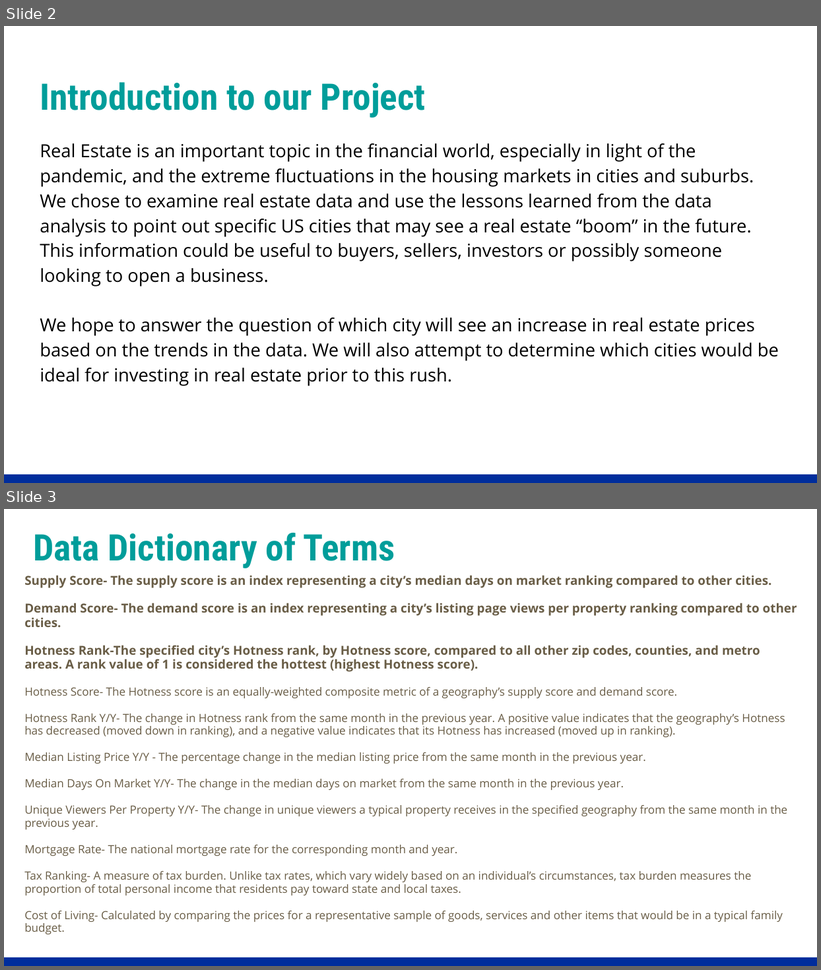
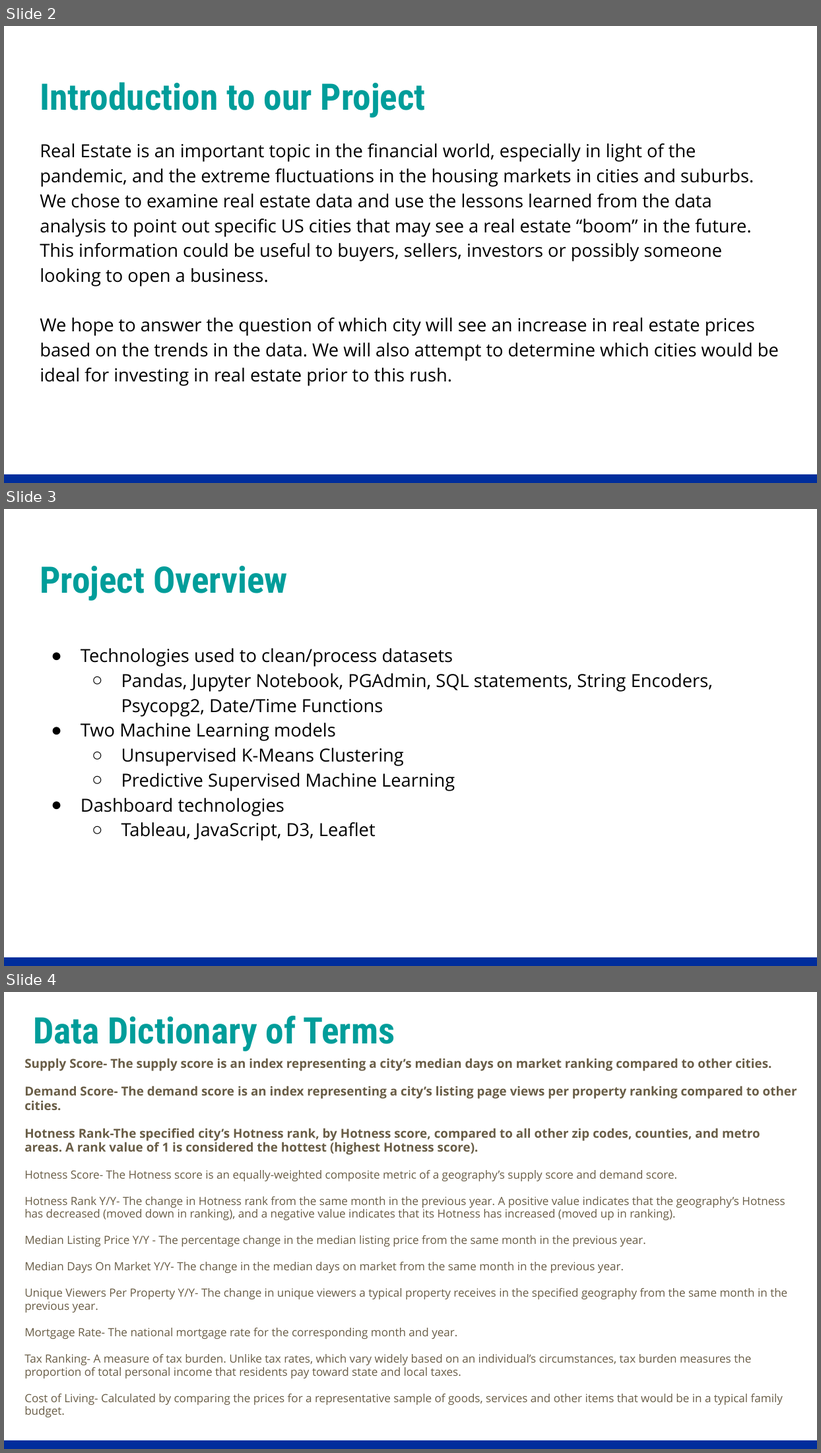
Before and after one commit to sjpozzuoli/Daves_Eagles, a slide deck: Presentation/Group 4 - Final Presentations.pptx. Shown one above the other, each under a label of ours: slides 2 and 3 before the commit, slides 2, 3 and 4 after it. The pictures are 821x970 and 821x1453 pixels, drawn with LibreOffice and Linux fonts; fonts in the diff are those of the drawing. Boxes give left, top, right and bottom in pixels: in the first picture for what was removed or moved away, otherwise in the second. Text is boxed around its words. In the diff, an @@ line names an element or a change of style, - is before the commit and + after.

```diff
--- a/Presentation/Group 4 - Final Presentations.pptx
+++ b/Presentation/Group 4 - Final Presentations.pptx
@@ slide 3 added at (4,509,817,966), background #FFFFFF; not listed: 1 template element that a slide beside it also shows @@
@@ title added at (40,566,288,601), 32.4 pt, text #009D9A, bold @@
+Project Overview
@@ text added at (81,648,713,841), 16 pt, text #000000 @@
+● Technologies used to clean/process datasets
+  ○ Pandas, Jupyter Notebook, PGAdmin, SQL statements, String Encoders, Psycopg2, Date/Time Functions
+● Two Machine Learning models
+  ○ Unsupervised K-Means Clustering
+  ○ Predictive Supervised Machine Learning
+● Dashboard technologies
+  ○ Tableau, JavaScript, D3, Leaflet
@@ what was slide 3 is now slide 4 @@
```
Also in this commit, not shown: 3 slides changed, 1 slide removed.
